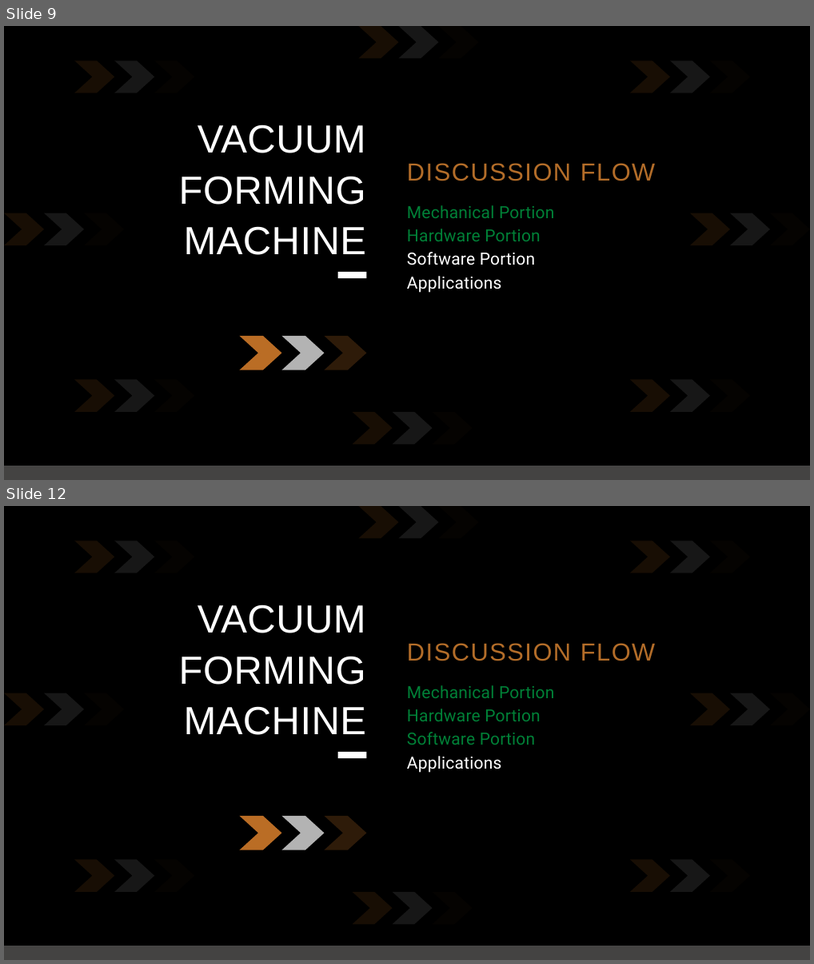
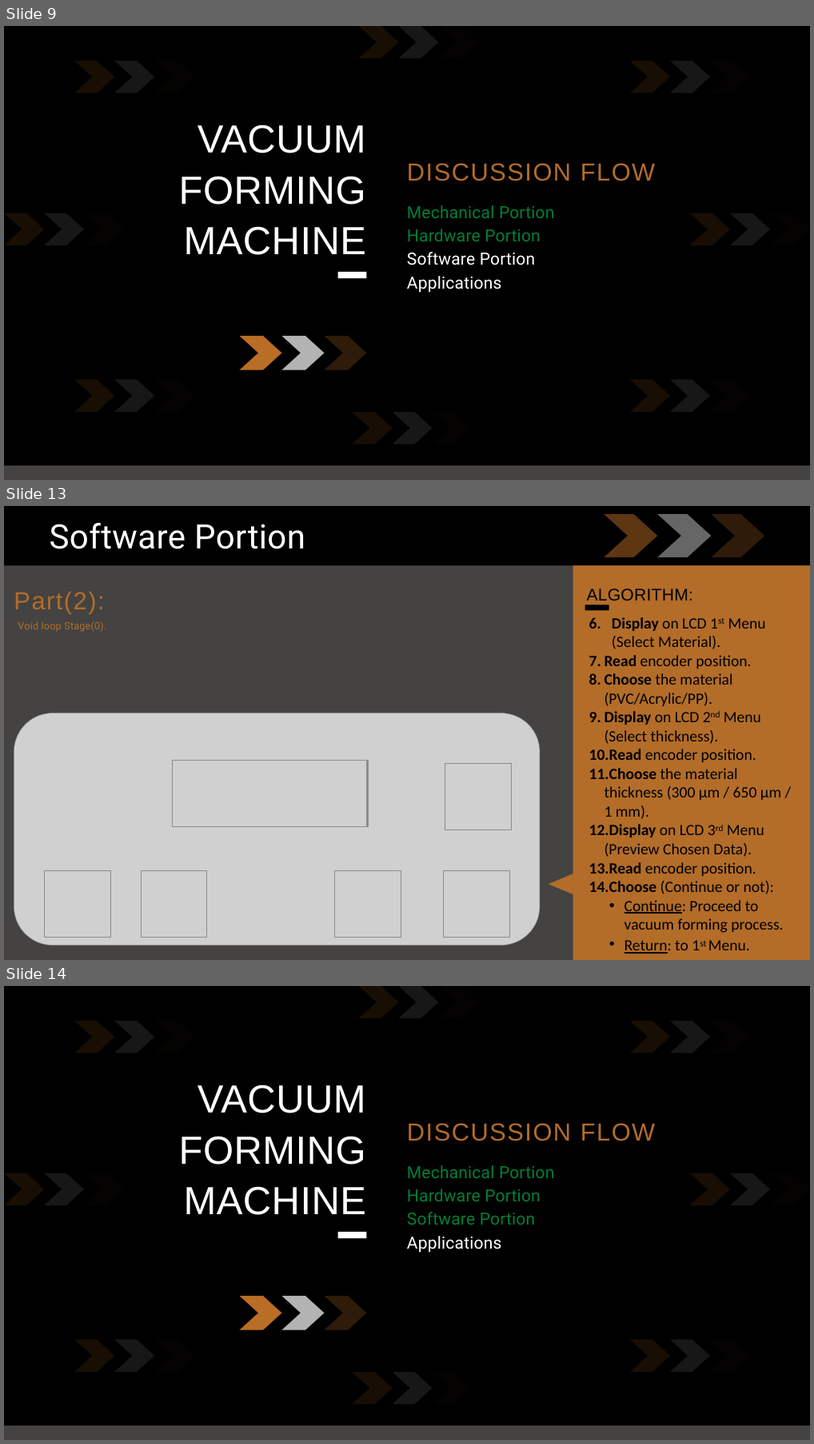
Before and after one commit to EianX/vacuum-forming-machine, a slide deck: prototype/presentation/Project 2.pptx. Shown one above the other, each under a label of ours: slides 9 and 12 before the commit, slides 9, 13 and 14 after it; the slides between them are not shown. The pictures are 814x964 and 814x1444 pixels, drawn with LibreOffice and Linux fonts; fonts in the diff are those of the drawing; grey boxes stand for pictures. Boxes give left, top, right and bottom in pixels: in the first picture for what was removed or moved away, otherwise in the second. Text is boxed around its words. In the diff, an @@ line names an element or a change of style, - is before the commit and + after.

Commit message:
presentation 2

```diff
--- a/prototype/presentation/Project 2.pptx
+++ b/prototype/presentation/Project 2.pptx
@@ slide 13 added at (4, 506, 810, 960), background #444342 @@
@@ rectangle added at (4, 506, 810, 565), fill #000000 @@
@@ text added at (50, 523, 306, 549), 60 pt, text #FFFFFF @@
+Software Portion
@@ freeform shape added at (604, 514, 658, 557), fill #BA6D25 at 50% opacity @@
@@ freeform shape added at (658, 514, 711, 557), fill #FFFFFF at 40% opacity @@
@@ freeform shape added at (711, 514, 765, 557), fill #BA6D25 at 25% opacity @@
@@ freeform shape added at (549, 565, 810, 960), fill #B36D29 @@
@@ text added at (14, 592, 104, 613), 44 pt, text #B36D29 @@
+Part(2):
@@ text added at (587, 588, 694, 600), 30.2 pt, text #000000 @@
+ALGORITHM:
@@ text added at (18, 621, 106, 632), 18 pt, text #B36D29 @@
+Void loop Stage(0).
@@ rectangle added at (586, 604, 610, 611), fill #000000 @@
@@ text added at (590, 617, 783, 953), 28 pt, text #000000 @@
+6. Display on LCD 1st Menu (Select Material).
+7. Read encoder position.
+8. Choose the material (PVC/Acrylic/PP).
+9. Display on LCD 2nd Menu (Select thickness).
+10. Read encoder position.
+11. Choose the material thickness (300 µm / 650 µm / 1 mm).
+12. Display on LCD 3rd Menu (Preview Chosen Data).
+13. Read encoder position.
+14. Choose (Continue or not):
+  • Continue: Proceed to vacuum forming process.
+  • Return: to 1st Menu.
@@ picture added at (173, 760, 367, 826) @@
@@ picture added at (173, 760, 366, 826) @@
@@ picture added at (174, 760, 368, 826) @@
@@ picture added at (174, 760, 367, 826) @@
@@ group added at (14, 713, 540, 944): 6 pictures @@
@@ what was slide 12 is now slide 14 @@
```
Also in this commit, not shown: 3 slides changed, 2 other slides added, 1 slide removed, 21 other files.
